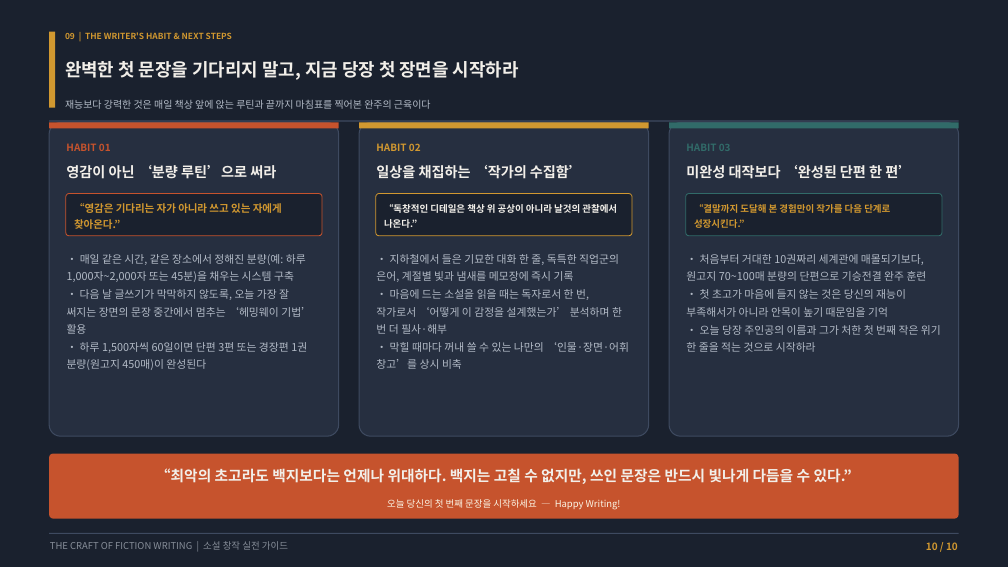
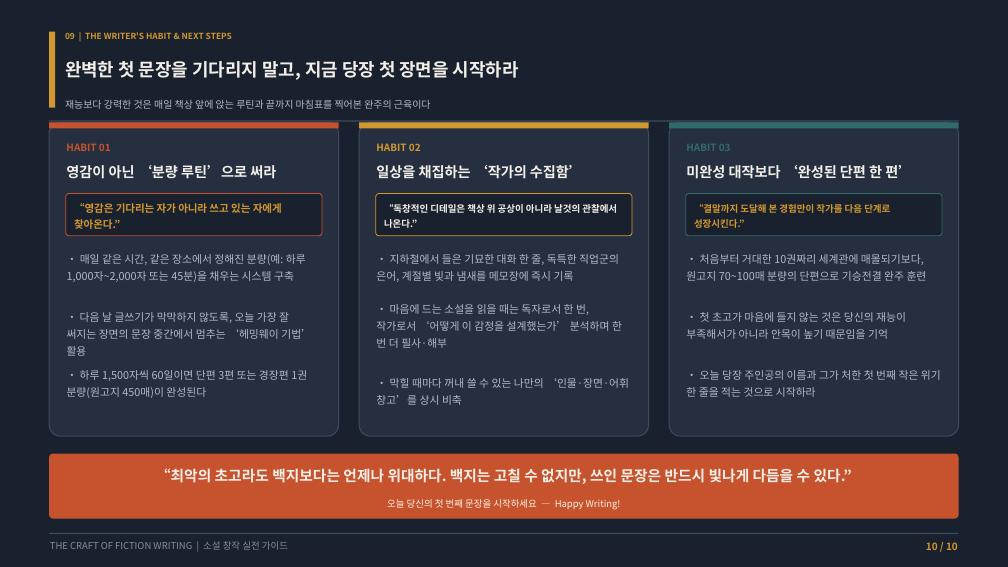
Before and after one commit to lietzsche/dev-lab, a slide deck: slide 10 of 소설쓰기_가이드.pptx. Drawn at 1008x567 pixels with LibreOffice and Linux fonts; fonts in the diff are those of the drawing. Boxes give left, top, right and bottom in pixels: in the first picture for what was removed or moved away, otherwise in the second. Text is boxed around its words. In the diff, an @@ line names an element or a change of style, - is before the commit and + after.

```diff
--- a/소설쓰기_가이드.pptx
+++ b/소설쓰기_가이드.pptx
@@ text "• 마음에 드는 소설을 읽을 ...": place and size @@
-text "• 마음에 드는 소설을 읽을 ..." at bbox=[376, 254, 629, 369]
+text "• 마음에 드는 소설을 읽을 ..." at bbox=[376, 304, 622, 348]
@@ text "• 다음 날 글쓰기가 막막하지 ...": place and size @@
-text "• 다음 날 글쓰기가 막막하지 ..." at bbox=[67, 254, 312, 370]
+text "• 다음 날 글쓰기가 막막하지 ..." at bbox=[67, 312, 312, 356]
@@ less space between paragraphs in 3 elements at bbox=[376, 304, 622, 348], bbox=[67, 312, 312, 356], bbox=[686, 312, 906, 339] @@
@@ text at bbox=[686, 325, 941, 352]: paragraph removed @@
-• 오늘 당장 주인공의 이름과 그가 처한 첫 번째 작은 위기 한 줄을 적는 것으로 시작하라
@@ text "• 첫 초고가 마음에 들지 ...": place and size @@
-text "• 첫 초고가 마음에 들지 ..." at bbox=[686, 254, 941, 352]
+text "• 첫 초고가 마음에 들지 ..." at bbox=[686, 312, 906, 339]
@@ text at bbox=[67, 342, 307, 370]: paragraph removed @@
-• 하루 1,500자씩 60일이면 단편 3편 또는 경장편 1권 분량(원고지 450매)이 완성된다
@@ text at bbox=[376, 342, 629, 369]: paragraph removed @@
-• 막힐 때마다 꺼내 쓸 수 있는 나만의 ‘인물·장면·어휘 창고’를 상시 비축
@@ text added at bbox=[67, 370, 307, 398], 10.3 pt, text #B2BAC6 @@
+• 하루 1,500자씩 60일이면 단편 3편 또는 경장편 1권 분량(원고지 450매)이 완성된다
@@ text added at bbox=[376, 378, 629, 405], 10.3 pt, text #B2BAC6 @@
+• 막힐 때마다 꺼내 쓸 수 있는 나만의 ‘인물·장면·어휘 창고’를 상시 비축
@@ text added at bbox=[686, 370, 941, 397], 10.3 pt, text #B2BAC6 @@
+• 오늘 당장 주인공의 이름과 그가 처한 첫 번째 작은 위기 한 줄을 적는 것으로 시작하라
```
Also in this commit, not shown: 5 other slides changed, 8 other files.
